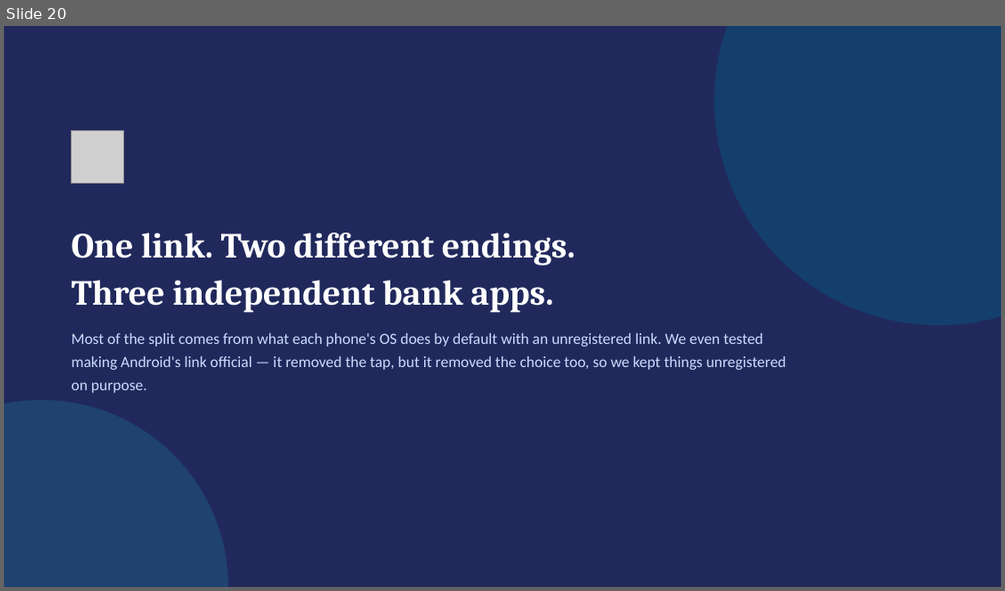
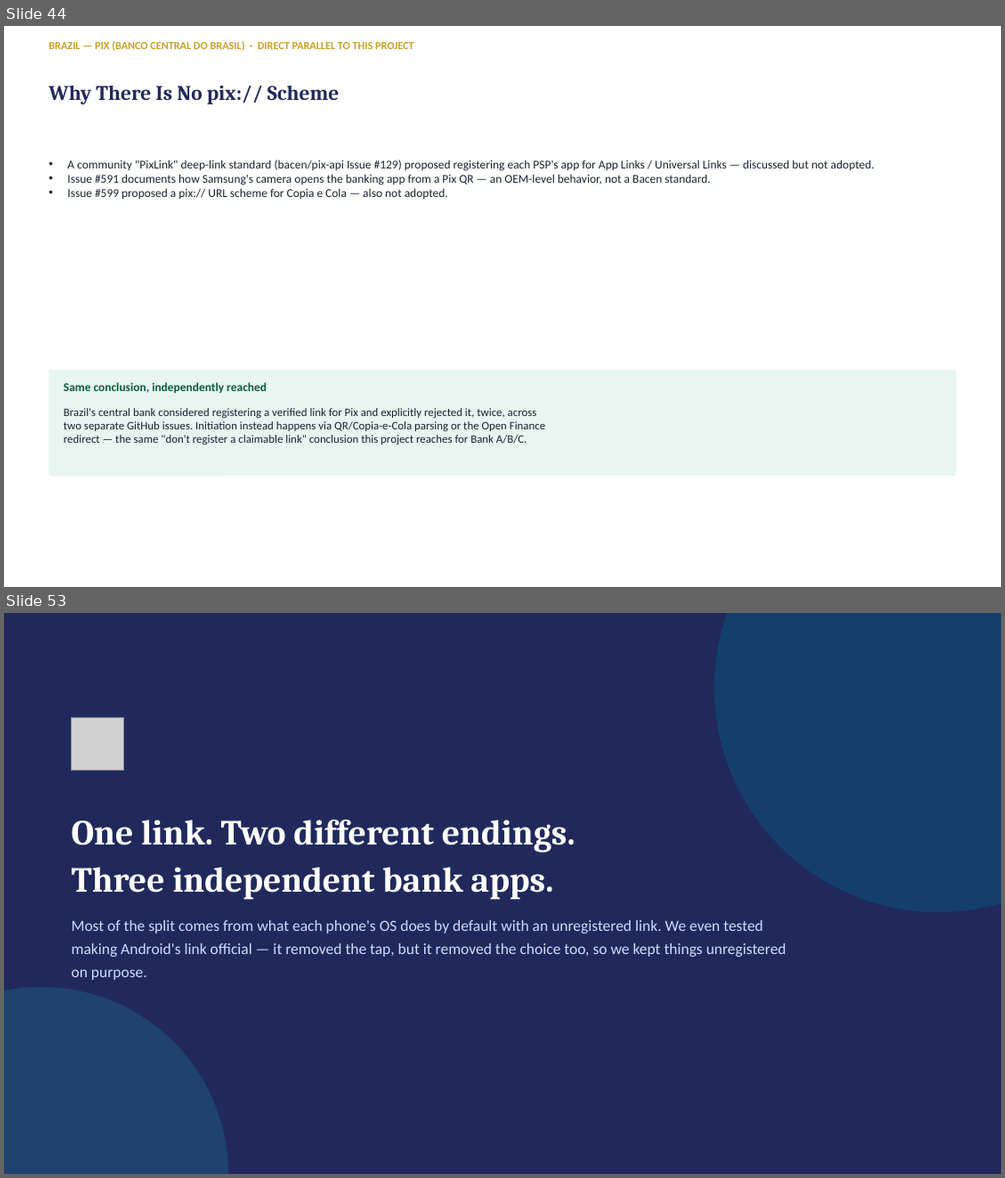
Before and after one commit to deandrehaijielim-commits/sgqr-deep-link-demo, a slide deck: SGQR_Deep_Linking_Simulation.pptx. Shown one above the other, each under a label of ours: slide 20 before the commit, slides 44 and 53 after it; the slides between them are not shown. The pictures are 1005x591 and 1005x1178 pixels, drawn with LibreOffice and Linux fonts; fonts in the diff are those of the drawing; grey boxes stand for pictures. Boxes give left, top, right and bottom in pixels: in the first picture for what was removed or moved away, otherwise in the second. Text is boxed around its words. In the diff, an @@ line names an element or a change of style, - is before the commit and + after.

Commit message:
Add 33-slide technical reference section on real-world national payment systems
Sourced from the uploaded report: DuitNow (Malaysia), Alipay+WeChat (China), UPI
(India, incl. UPI Meta policy watch), Pix (Brazil), and Tazapay, plus a
cross-system comparison, security considerations, recommendations, and caveats.
Highlights direct parallels to this project's own methods (UPI's Intent.createChooser
= Bank chooser flow, setPackage() = Bank 4, Pix's rejected pix:// scheme = the
unregistered-link conclusion).

```diff
--- a/SGQR_Deep_Linking_Simulation.pptx
+++ b/SGQR_Deep_Linking_Simulation.pptx
@@ slide 44 added at bbox=[4, 26, 1001, 587], background #FFFFFF @@
@@ text added at bbox=[48, 41, 414, 51], 10.5 pt, text #C9A227, bold @@
+BRAZIL — PIX (BANCO CENTRAL DO BRASIL) · DIRECT PARALLEL TO THIS PROJECT
@@ text added at bbox=[48, 85, 339, 104], 20 pt, text #21295C, bold @@
+Why There Is No pix:// Scheme
@@ text added at bbox=[67, 160, 874, 199], 11.5 pt, text #1A2233 @@
+• A community "PixLink" deep-link standard (bacen/pix-api Issue #129) proposed registering each PSP's app for App Links / Universal Links — discussed but not adopted.
+• Issue #591 documents how Samsung's camera opens the banking app from a Pix QR — an OEM-level behavior, not a Bacen standard.
+• Issue #599 proposed a pix:// URL scheme for Copia e Cola — also not adopted.
@@ rounded rectangle added at bbox=[48, 370, 956, 475], fill #E8F5F0 @@
@@ text added at bbox=[64, 382, 267, 393], 11.5 pt, text #0B5D3B, bold @@
+Same conclusion, independently reached
@@ text added at bbox=[64, 408, 545, 444], 11 pt, text #1A2233 @@
+Brazil's central bank considered registering a verified link for Pix and explicitly rejected it, twice, across
+two separate GitHub issues. Initiation instead happens via QR/Copia-e-Cola parsing or the Open Finance
+redirect — the same "don't register a claimable link" conclusion this project reaches for Bank A/B/C.
@@ what was slide 20 is now slide 53 @@
```
Also in this commit, not shown: 32 other slides added.
